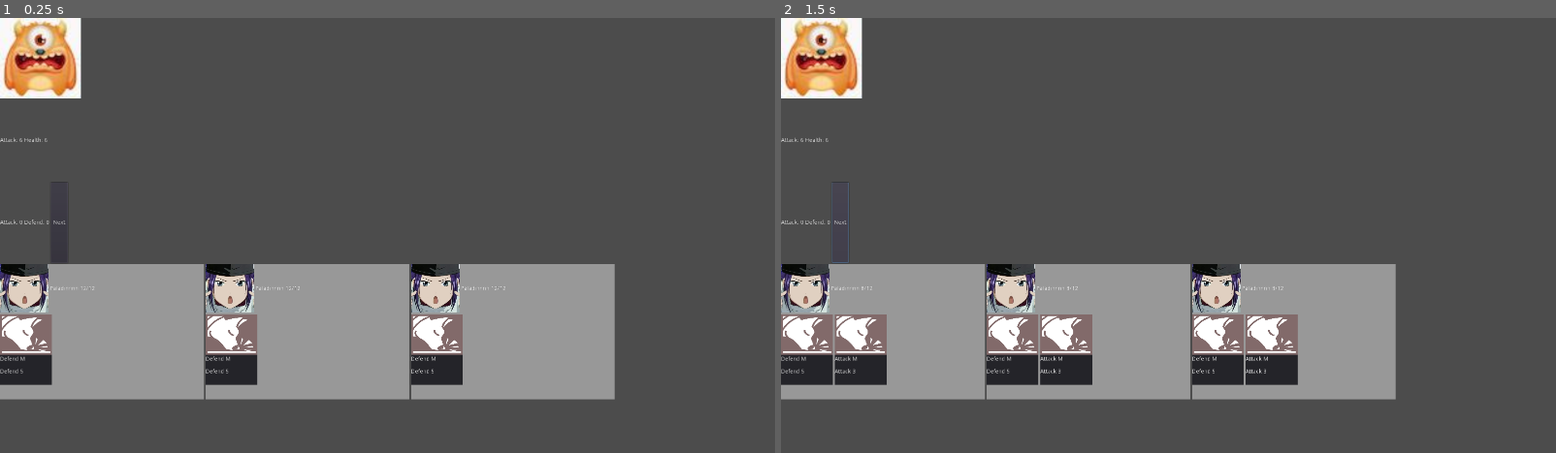
Above: before the commit, frames 1-2 (left to right).
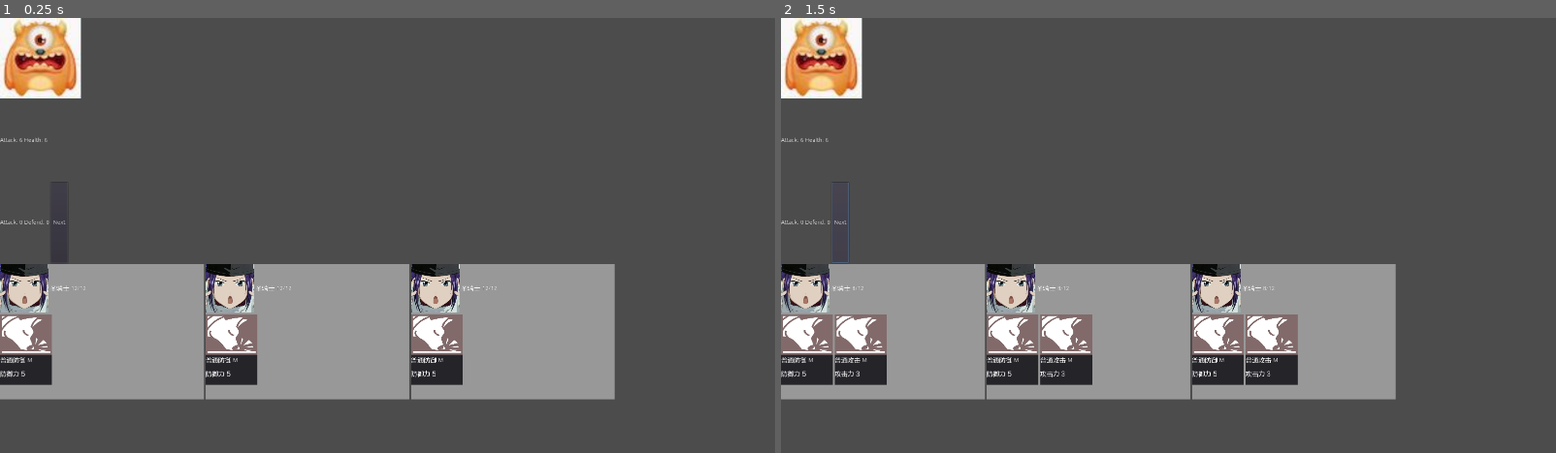
Above: after the commit, the same moments.

Repository: tzwm/CatHero
Game: Godot game, scene res://combat/combat.tscn
The game is run twice, just before and just after one commit, with the same random seed, the same clock (stepped at 60 frames per second) and the same inputs. The project has no main scene, so this scene is started directly.
Inputs:
- Up to frame 1 (0.25 s): no input
- Up to frame 2 (1.5 s): click "Next" at 0.5 s; click "Next" at 1.25 s

The runs differ from the first frame. In frame 1, 0.3% of the frame differs, in the area x 0-66%, y 61-83%; in frame 2, 0.5%, in the area x 0-65%, y 61-83%.

Commit message:
Add the Chinese font and add more monsters

Diff:
--- /dev/null
+++ b/assets/fonts/fz_font.tres
@@ -0,0 +1,6 @@
+[gd_resource type="DynamicFont" load_steps=2 format=2]
+
+[ext_resource path="res://assets/fonts/FZLTHJW.TTF" type="DynamicFontData" id=1]
+
+[resource]
+font_data = ExtResource( 1 )
--- a/card.tscn
+++ b/card.tscn
@@ -1,8 +1,9 @@
-[gd_scene load_steps=4 format=2]
+[gd_scene load_steps=5 format=2]
 
 [ext_resource path="res://card.gd" type="Script" id=1]
 [ext_resource path="res://assets/sniffing-dog.png" type="Texture" id=2]
 [ext_resource path="res://data/cards/general/attack_3_card.tscn" type="PackedScene" id=3]
+[ext_resource path="res://assets/fonts/fz_font.tres" type="DynamicFont" id=4]
 
 [node name="Card" type="Control"]
 margin_right = 129.0
@@ -32,47 +33,49 @@
 }
 
 [node name="CardImage" type="MarginContainer" parent="Panel/VBoxContainer"]
-margin_right = 129.0
+margin_right = 133.0
 margin_bottom = 100.0
 rect_min_size = Vector2( 129, 100 )
 mouse_filter = 2
 
 [node name="NinePatchRect" type="NinePatchRect" parent="Panel/VBoxContainer/CardImage"]
-margin_right = 129.0
+margin_right = 133.0
 margin_bottom = 100.0
 texture = ExtResource( 2 )
 
 [node name="TopBar" type="HBoxContainer" parent="Panel/VBoxContainer"]
 margin_top = 104.0
-margin_right = 129.0
-margin_bottom = 118.0
+margin_right = 133.0
+margin_bottom = 124.0
 mouse_filter = 2
 
 [node name="Title" type="Label" parent="Panel/VBoxContainer/TopBar"]
-margin_right = 28.0
-margin_bottom = 14.0
+margin_right = 34.0
+margin_bottom = 20.0
+custom_fonts/font = ExtResource( 4 )
 text = "Title"
 align = 1
 valign = 1
 
 [node name="Character" type="Label" parent="Panel/VBoxContainer/TopBar"]
-margin_left = 32.0
-margin_right = 44.0
-margin_bottom = 14.0
+margin_left = 38.0
+margin_top = 3.0
+margin_right = 50.0
+margin_bottom = 17.0
 text = "M"
 align = 1
 valign = 1
 
 [node name="MarginContainer2" type="MarginContainer" parent="Panel/VBoxContainer"]
-margin_top = 122.0
-margin_right = 129.0
-margin_bottom = 162.0
+margin_top = 128.0
+margin_right = 133.0
+margin_bottom = 171.0
 rect_min_size = Vector2( 0, 40 )
 mouse_filter = 2
 
 [node name="Description" type="Label" parent="Panel/VBoxContainer/MarginContainer2"]
-margin_top = 4.0
-margin_right = 129.0
-margin_bottom = 35.0
+margin_right = 133.0
+margin_bottom = 43.0
+custom_fonts/font = ExtResource( 4 )
 text = "Card Description
 "
--- a/data/cards/general/attack_3_card.tscn
+++ b/data/cards/general/attack_3_card.tscn
@@ -5,8 +5,8 @@
 
 [node name="Attack3Card" type="Node"]
 script = ExtResource( 1 )
-title = "Attack"
-description = "Attack 3"
+title = "普通攻击"
+description = "攻击力 3"
 
 [node name="Attributes" type="Node" parent="."]
 
--- a/data/cards/general/defend_5_card.tscn
+++ b/data/cards/general/defend_5_card.tscn
@@ -5,9 +5,9 @@
 
 [node name="Defend5Card" type="Node"]
 script = ExtResource( 2 )
-title = "Defend"
+title = "普通防御"
 type = 1
-description = "Defend 5"
+description = "防御力 5"
 
 [node name="Attributes" type="Node" parent="."]
 
--- a/data/heros/paladin_hero.tscn
+++ b/data/heros/paladin_hero.tscn
@@ -7,7 +7,7 @@
 
 [node name="PaladinHero" type="Node"]
 script = ExtResource( 1 )
-nickname = "Paladinnnn"
+nickname = "圣骑士"
 avatar = ExtResource( 2 )
 character = 1
 health_max = 12
--- /dev/null
+++ b/data/monsters/dove_man.tscn
@@ -0,0 +1,13 @@
+[gd_scene load_steps=3 format=2]
+
+[ext_resource path="res://model/monster_model.gd" type="Script" id=1]
+[ext_resource path="res://assets/monster.jpeg" type="Texture" id=2]
+
+[node name="DoveMan" type="Node"]
+script = ExtResource( 1 )
+nickname = "鸽子人"
+avatar = ExtResource( 2 )
+level = 3
+health_max = 8
+attack = 6
+coin_dropped = 2
--- a/data/monsters/ooze_monster.tscn
+++ b/data/monsters/ooze_monster.tscn
@@ -5,7 +5,7 @@
 
 [node name="OozeMonster" type="Node"]
 script = ExtResource( 2 )
-nickname = "Ooze"
+nickname = "软泥怪"
 avatar = ExtResource( 1 )
 level = 2
 health_max = 6
--- /dev/null
+++ b/data/monsters/robber_dog.tscn
@@ -0,0 +1,13 @@
+[gd_scene load_steps=3 format=2]
+
+[ext_resource path="res://model/monster_model.gd" type="Script" id=1]
+[ext_resource path="res://assets/monster.jpeg" type="Texture" id=2]
+
+[node name="RobberDog" type="Node"]
+script = ExtResource( 1 )
+nickname = "强盗狗"
+avatar = ExtResource( 2 )
+level = 4
+health_max = 12
+attack = 10
+coin_dropped = 6
--- a/hero.tscn
+++ b/hero.tscn
@@ -1,9 +1,10 @@
-[gd_scene load_steps=6 format=2]
+[gd_scene load_steps=7 format=2]
 
 [ext_resource path="res://assets/avatar_f.jpg" type="Texture" id=1]
 [ext_resource path="res://hero.gd" type="Script" id=2]
 [ext_resource path="res://card.tscn" type="PackedScene" id=3]
 [ext_resource path="res://data/heros/paladin_hero.tscn" type="PackedScene" id=4]
+[ext_resource path="res://assets/fonts/fz_font.tres" type="DynamicFont" id=5]
 
 [sub_resource type="StyleBoxFlat" id=1]
 
@@ -50,15 +51,16 @@
 
 [node name="Nickname" type="Label" parent="Panel/VBoxContainer/HBoxContainer"]
 margin_left = 124.0
-margin_top = 53.0
-margin_right = 190.0
-margin_bottom = 67.0
+margin_top = 50.0
+margin_right = 207.0
+margin_bottom = 70.0
+custom_fonts/font = ExtResource( 5 )
 text = "test_tzwm"
 
 [node name="Health" type="Label" parent="Panel/VBoxContainer/HBoxContainer"]
-margin_left = 194.0
+margin_left = 211.0
 margin_top = 53.0
-margin_right = 239.0
+margin_right = 256.0
 margin_bottom = 67.0
 text = "20/100"
 
Binary file added: assets/fonts/FZLTHJW.TTF
